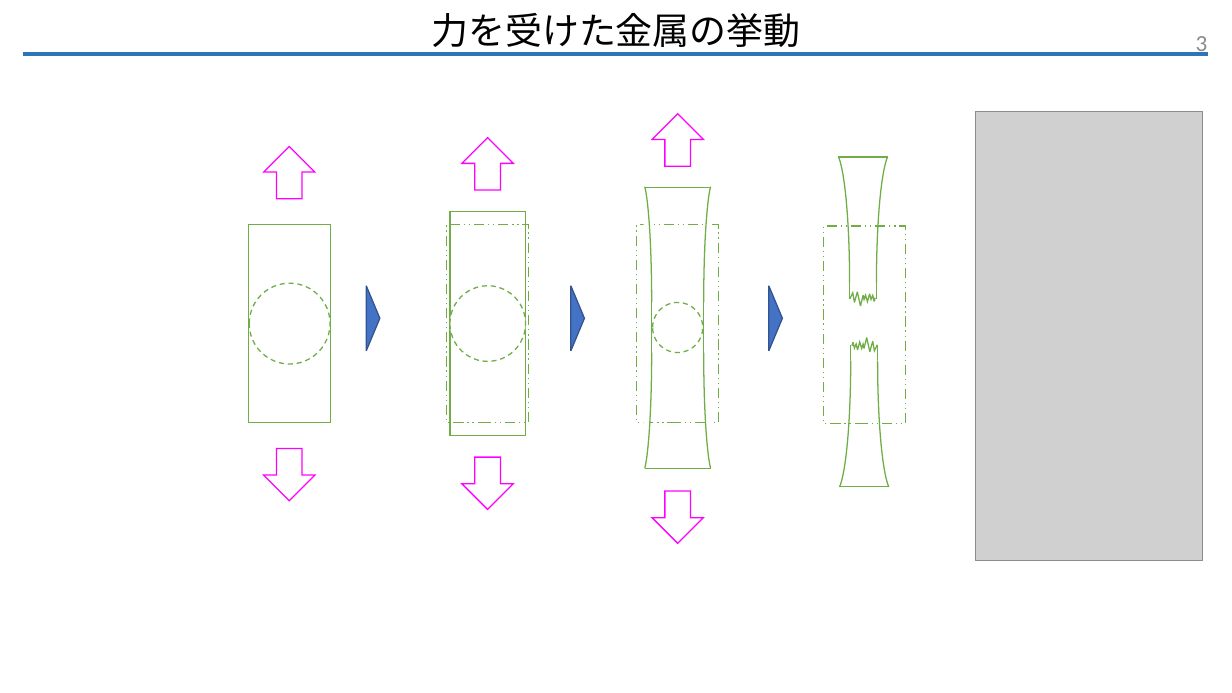
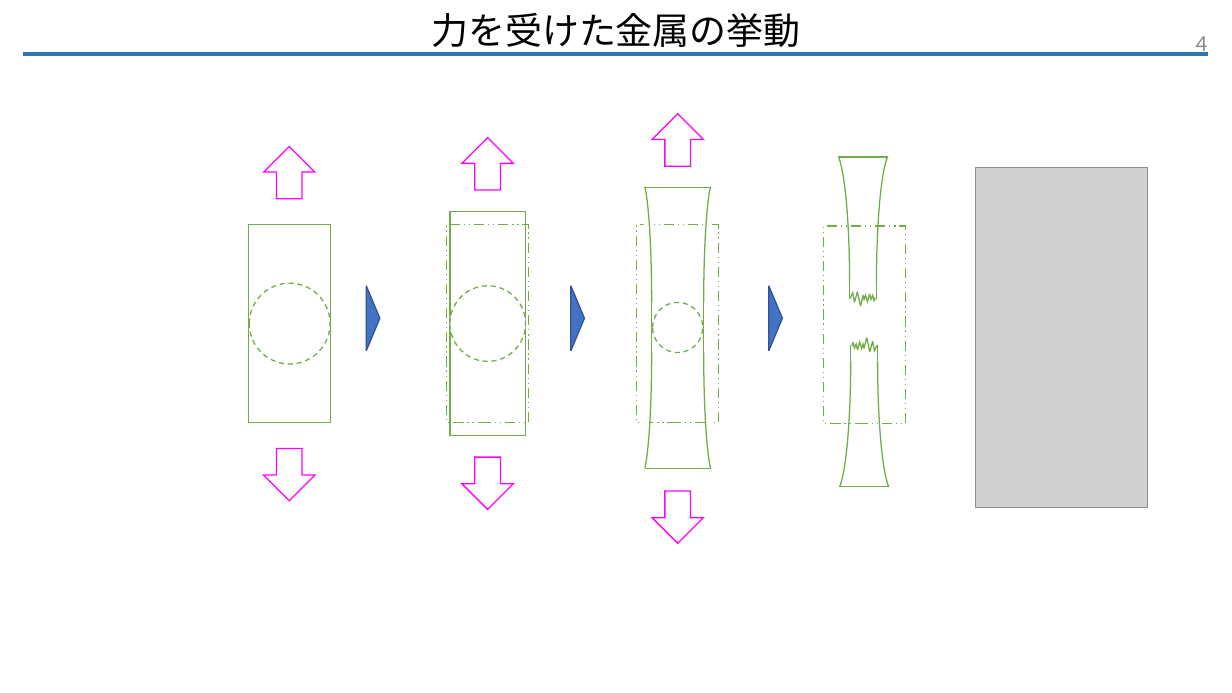
Before and after one commit to Nobuyuki-Abe/test_progate, a slide deck: slide 4 of LLM/材料力学/LLM_濾過器設計のための材料力学概論1(阿部).pptx (slide 3 before the commit). Drawn at 1232x693 pixels with LibreOffice and Linux fonts; fonts in the diff are those of the drawing; grey boxes stand for pictures; background and template pictures are left out. Boxes give left, top, right and bottom in pixels: in the first picture for what was removed or moved away, otherwise in the second. Text is boxed around its words. In the diff, an @@ line names an element or a change of style, - is before the commit and + after.

```diff
--- a/LLM/材料力学/LLM_濾過器設計のための材料力学概論1(阿部).pptx
+++ b/LLM/材料力学/LLM_濾過器設計のための材料力学概論1(阿部).pptx
@@ page number at (1196, 36, 1208, 56): text changed @@
-3
+4
@@ picture: place and size @@
-picture at (975, 112, 1202, 560)
+picture at (975, 167, 1147, 507)
```
Also in this commit, not shown: 1 other slide changed, 1 slide added, 7 other files.
